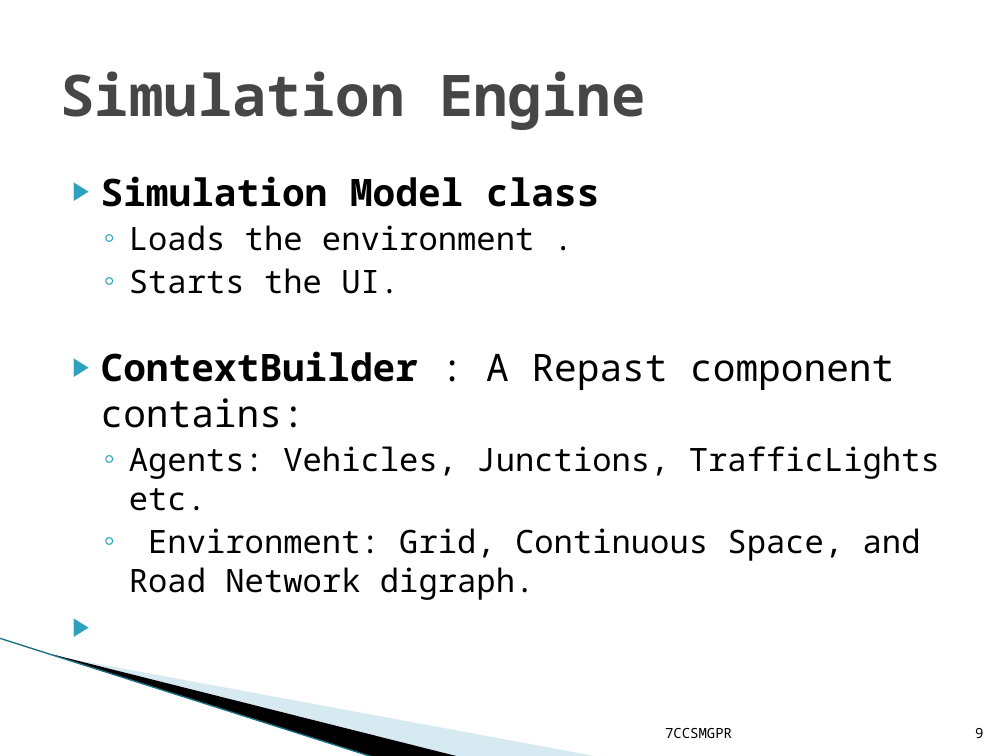
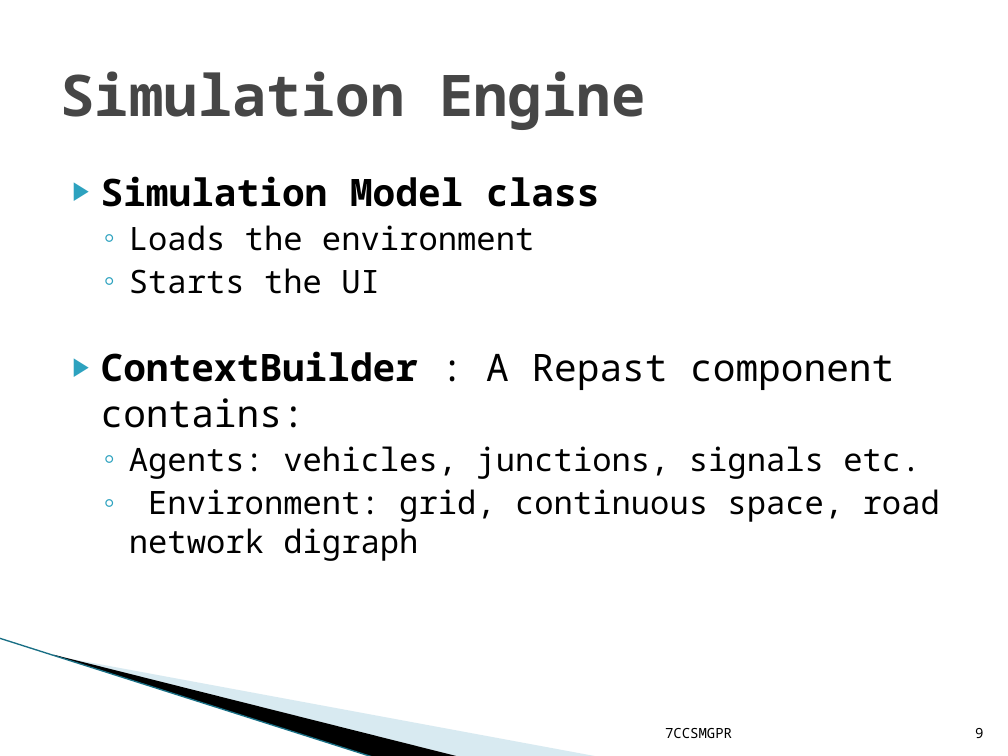
Before and after one commit to asenf/team_SignalGreen, a slide deck: slide 9 of reports/Group_Pres_adeela.pptx. Drawn at 1008x756 pixels with LibreOffice and Linux fonts; fonts in the diff are those of the drawing; background and template pictures are left out. Boxes give left, top, right and bottom in pixels: in the first picture for what was removed or moved away, otherwise in the second. Text is boxed around its words. In the diff, an @@ line names an element or a change of style, - is before the commit and + after.

```diff
--- a/reports/Group_Pres_adeela.pptx
+++ b/reports/Group_Pres_adeela.pptx
@@ text at <box>129,225,534,294</box>: text changed @@
-  ◦ Loads the environment .
-  ◦ Starts the UI.
+  ◦ Loads the environment
+  ◦ Starts the UI
@@ text at <box>129,446,940,561</box>: text changed @@
-  ◦ Agents: Vehicles, Junctions, TrafficLights etc.
-  ◦ Environment: Grid, Continuous Space, and Road Network digraph.
+  ◦ Agents: vehicles, junctions, signals etc.
+  ◦ Environment: grid, continuous space, road network digraph
```
Also in this commit, not shown: 8 other slides changed.
